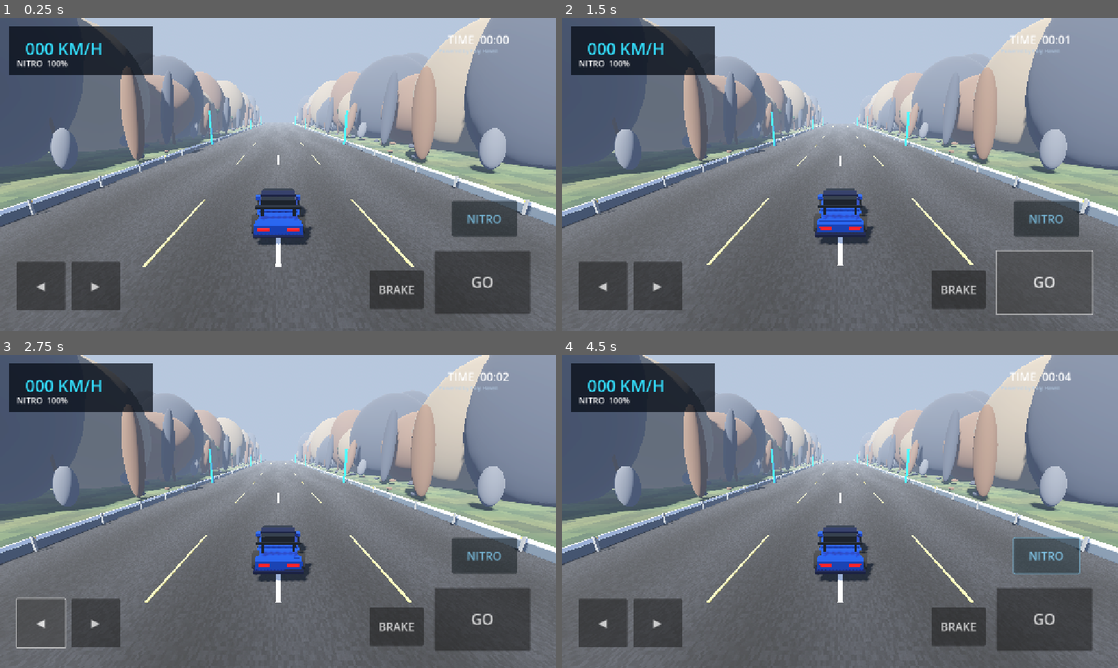
Above: before the commit, frames 1-4 (two rows, left to right).
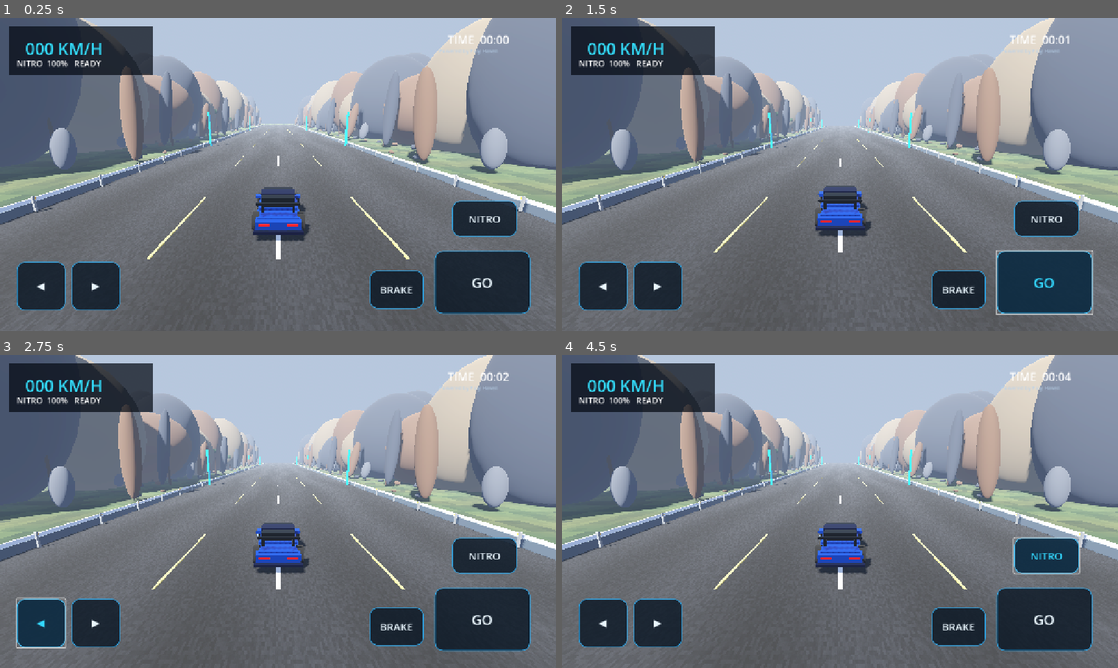
Above: after the commit, the same moments.

Repository: golukumar981884-dev/NitroRacing
Game: Godot game, scene res://scenes/main.tscn
The game is run twice, just before and just after one commit, with the same random seed, the same clock (stepped at 60 frames per second) and the same inputs.
Inputs:
- Up to frame 1 (0.25 s): no input
- Up to frame 2 (1.5 s): click "GO" at 0.5 s; click "GO" at 1.25 s
- Up to frame 3 (2.75 s): click "◀" at 2 s
- Up to frame 4 (4.5 s): click "▶" at 2.75 s; click "BRAKE" at 3.5 s; click "NITRO" at 4.25 s

The runs differ from the first frame. In frame 1, 14% of the frame differs, in the area x 0-100%, y 0-95%; in frame 2, 17%; in frame 3, 17%; in frame 4, 17%.

Commit message:
Improve racing handling camera response and touch controls

Diff:
--- a/godot/scripts/main.gd
+++ b/godot/scripts/main.gd
@@ -17,6 +17,9 @@
 var hud_time: Label
 var wheels: Array[MeshInstance3D] = []
 var nitro_flames: Array[MeshInstance3D] = []
+var car_visual: Node3D
+var camera_shake := 0.0
+var drift_amount := 0.0
 
 const MAX_SPEED := 92.0
 
@@ -51,29 +54,41 @@
 	var boost := nitro_on and nitro > 0.0 and throttle > 0.0
 	var target := MAX_SPEED * throttle
 	if boost:
-		target *= 1.42
-		nitro = maxf(0.0, nitro - 28.0 * delta)
+		target *= 1.38
+		nitro = maxf(0.0, nitro - 24.0 * delta)
 	else:
-		nitro = minf(100.0, nitro + 8.0 * delta)
+		nitro = minf(100.0, nitro + 10.0 * delta)
 	if brake > 0.0:
 		target = 0.0
-	speed = move_toward(speed, target, (34.0 if throttle > 0.0 else 46.0) * delta)
+	var acceleration := 25.0 if throttle > 0.0 else 13.0
+	if brake > 0.0:
+		acceleration = 78.0
+	speed = move_toward(speed, target, acceleration * delta)
 	var steer_input := float(steer_right) - float(steer_left)
-	steering = move_toward(steering, steer_input, delta * 3.5)
-	car.rotate_y(-steering * delta * (0.8 + speed / MAX_SPEED))
-	car.translate(Vector3(steering * speed * delta * 0.22, 0, -speed * delta * 0.34))
-	car.position.x = clampf(car.position.x, -13.0, 13.0)
+	steering = move_toward(steering, steer_input, delta * 2.8)
+	var speed_factor := clampf(speed / MAX_SPEED, 0.0, 1.25)
+	drift_amount = move_toward(drift_amount, absf(steer_input) * speed_factor, delta * 2.0)
+	car.rotate_y(-steering * delta * (0.42 + speed_factor * 0.68))
+	car.translate(Vector3(steering * speed * delta * 0.30, 0, -speed * delta * 0.34))
+	car.position.x = clampf(car.position.x, -11.8, 11.8)
+	if car_visual != null:
+		car_visual.rotation.z = lerp_angle(car_visual.rotation.z, -steering * 0.11, delta * 4.0)
+		car_visual.position.y = 0.25 + sin(race_time * 13.0) * 0.018 * speed_factor
+	camera_shake = move_toward(camera_shake, (0.055 if boost else 0.018) * speed_factor, delta * 0.5)
 	for wheel in wheels:
 		wheel.rotate_object_local(Vector3.RIGHT, speed * delta * 0.19)
 	for flame in nitro_flames:
 		flame.visible = boost
 		flame.scale.z = randf_range(0.85, 1.35) if boost else 1.0
 	distance += speed * delta / 1000.0
-	camera.global_position = camera.global_position.lerp(car.global_position + Vector3(0, 5.2, 10.5), delta * 4.0)
-	camera.fov = lerpf(camera.fov, 74.0 + (12.0 if boost else 0.0), delta * 3.0)
+	var camera_target := car.global_position + Vector3(0, 5.0 + speed_factor * 0.45, 11.8 + speed_factor * 1.2)
+	camera_target.x += steering * 0.8
+	camera_target += Vector3(randf_range(-camera_shake, camera_shake), randf_range(-camera_shake, camera_shake), 0)
+	camera.global_position = camera.global_position.lerp(camera_target, delta * 3.2)
+	camera.fov = lerpf(camera.fov, 70.0 + (14.0 if boost else 0.0) + speed_factor * 3.0, delta * 2.5)
 	camera.look_at(car.global_position + Vector3(0, 1.0, -5.0), Vector3.UP)
 	hud_speed.text = "%03d KM/H" % int(speed * 2.15)
-	hud_nitro.text = "NITRO  %d%%" % int(nitro)
+	hud_nitro.text = "NITRO  %d%%   %s" % [int(nitro), "BOOST" if boost else "READY"]
 	hud_time.text = "TIME  %02d:%02d" % [int(race_time) / 60, int(race_time) % 60]
 
 func _mat(color: Color, metallic := 0.0, roughness := 0.55) -> StandardMaterial3D:
@@ -317,9 +332,11 @@
 				model.scale = Vector3.ONE
 				model.rotation.y = PI / 2.0
 				model.position = Vector3(0, 0.25, 0)
+				car_visual = model
 				car.add_child(model)
 				return
 
+	car_visual = car
 	var paint := _mat(Color(0.015, 0.32, 0.96), 0.9, 0.16)
 	var paint_dark := _mat(Color(0.008, 0.075, 0.22), 0.82, 0.22)
 	var glass := _mat(Color(0.012, 0.035, 0.065), 0.72, 0.1)
@@ -426,8 +443,12 @@
 	b.text = caption
 	b.position = pos
 	b.size = size
-	b.add_theme_font_size_override("font_size", 26 if action != "go" else 34)
-	b.modulate = Color(0.55, 0.85, 1.0, 0.9) if action == "nitro" else Color(1, 1, 1, 0.88)
+	b.add_theme_font_size_override("font_size", 24 if action != "go" else 32)
+	b.add_theme_color_override("font_color", Color(0.92, 0.97, 1.0))
+	b.add_theme_color_override("font_hover_color", Color(0.2, 0.85, 1.0))
+	b.add_theme_stylebox_override("normal", _button_style(Color(0.025, 0.075, 0.13, 0.78), Color(0.16, 0.65, 0.92, 0.9)))
+	b.add_theme_stylebox_override("pressed", _button_style(Color(0.02, 0.42, 0.68, 0.95), Color(0.48, 0.9, 1.0)))
+	b.add_theme_stylebox_override("hover", _button_style(Color(0.04, 0.16, 0.25, 0.9), Color(0.28, 0.78, 1.0)))
 	parent.add_child(b)
 	b.button_down.connect(func(): _set_action(action, true))
 	b.button_up.connect(func(): _set_action(action, false))
@@ -439,3 +460,15 @@
 		"brake": braking = value
 		"go": accelerate = value
 		"nitro": nitro_on = value
+
+func _button_style(fill: Color, outline: Color) -> StyleBoxFlat:
+	var style := StyleBoxFlat.new()
+	style.bg_color = fill
+	style.border_color = outline
+	style.set_border_width_all(2)
+	style.set_corner_radius_all(18)
+	style.content_margin_left = 10
+	style.content_margin_right = 10
+	style.content_margin_top = 8
+	style.content_margin_bottom = 8
+	return style
